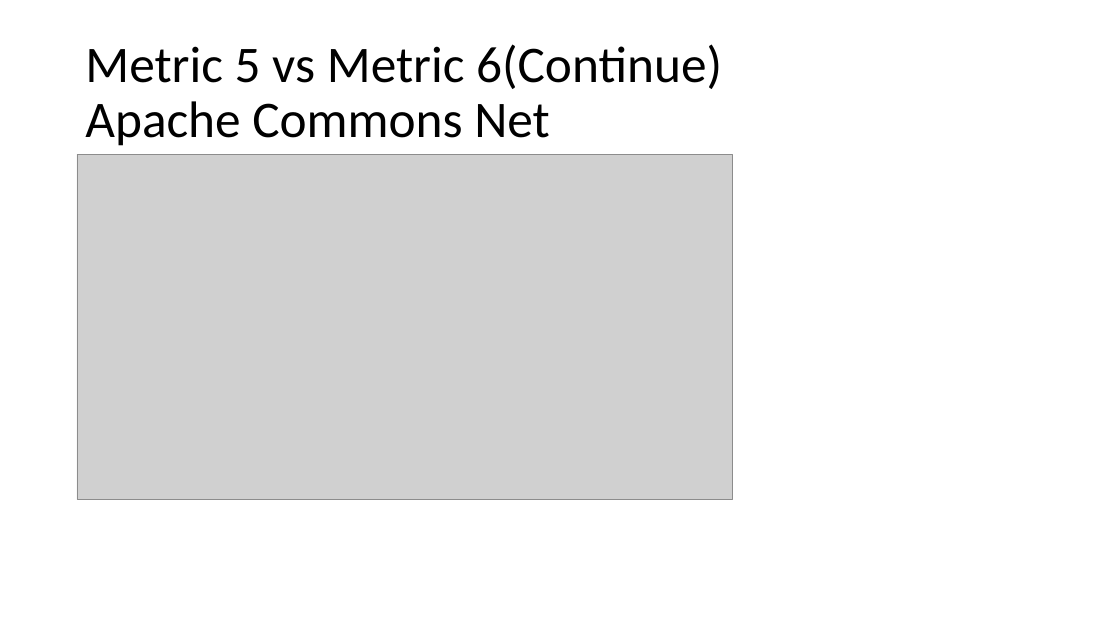
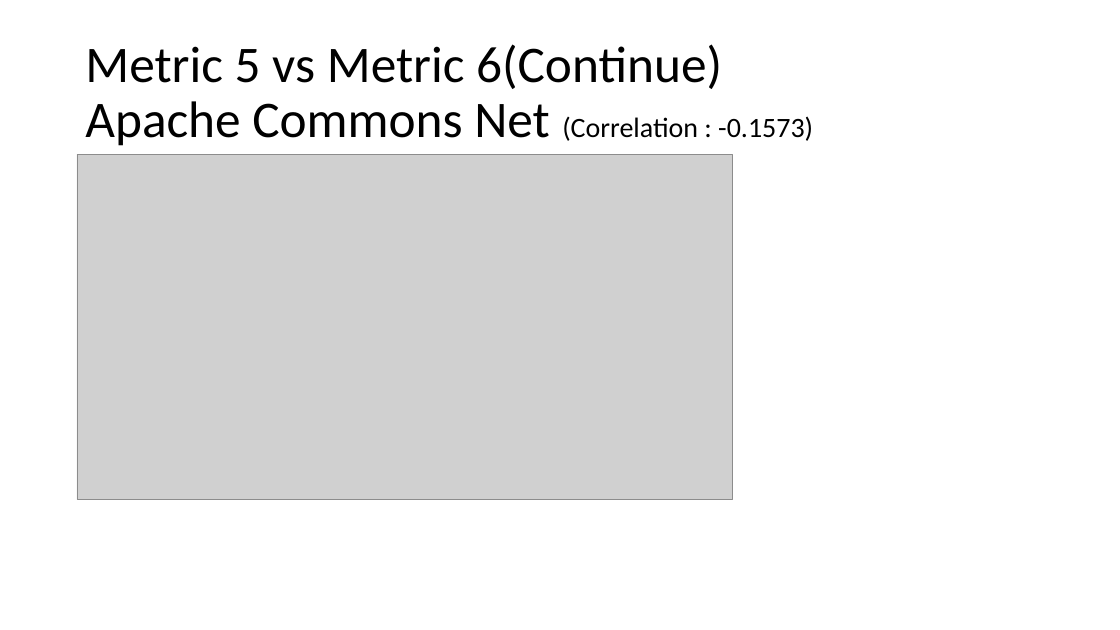
Before and after one commit to pranotimulay/soen6611-measurement-metrics, a slide deck: slide 26 of presentation/Group J.pptx. Drawn at 1120x630 pixels with LibreOffice and Linux fonts; fonts in the diff are those of the drawing; grey boxes stand for pictures. Boxes give left, top, right and bottom in pixels: in the first picture for what was removed or moved away, otherwise in the second. Text is boxed around its words. In the diff, an @@ line names an element or a change of style, - is before the commit and + after.

Commit message:
Final Presentation

```diff
--- a/presentation/Group J.pptx
+++ b/presentation/Group J.pptx
@@ title at box(85, 44, 813, 146): text changed @@
-Metric 5 vs Metric 6(Continue)
-Apache Commons Net
+Metric 5 vs Metric 6(Continue)
+Apache Commons Net (Correlation : -0.1573)
```
Also in this commit, not shown: 9 other slides changed, 1 other file.
